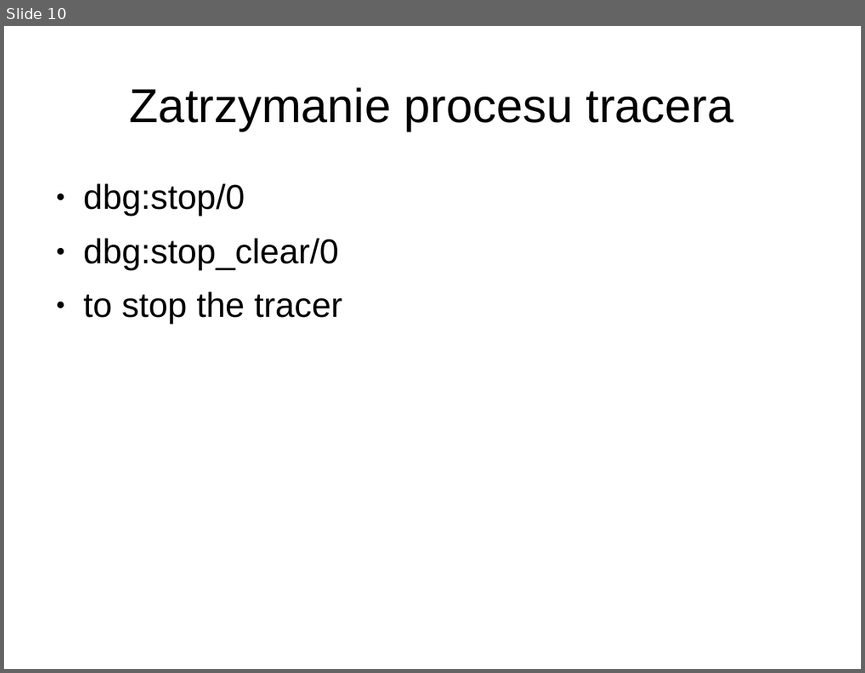
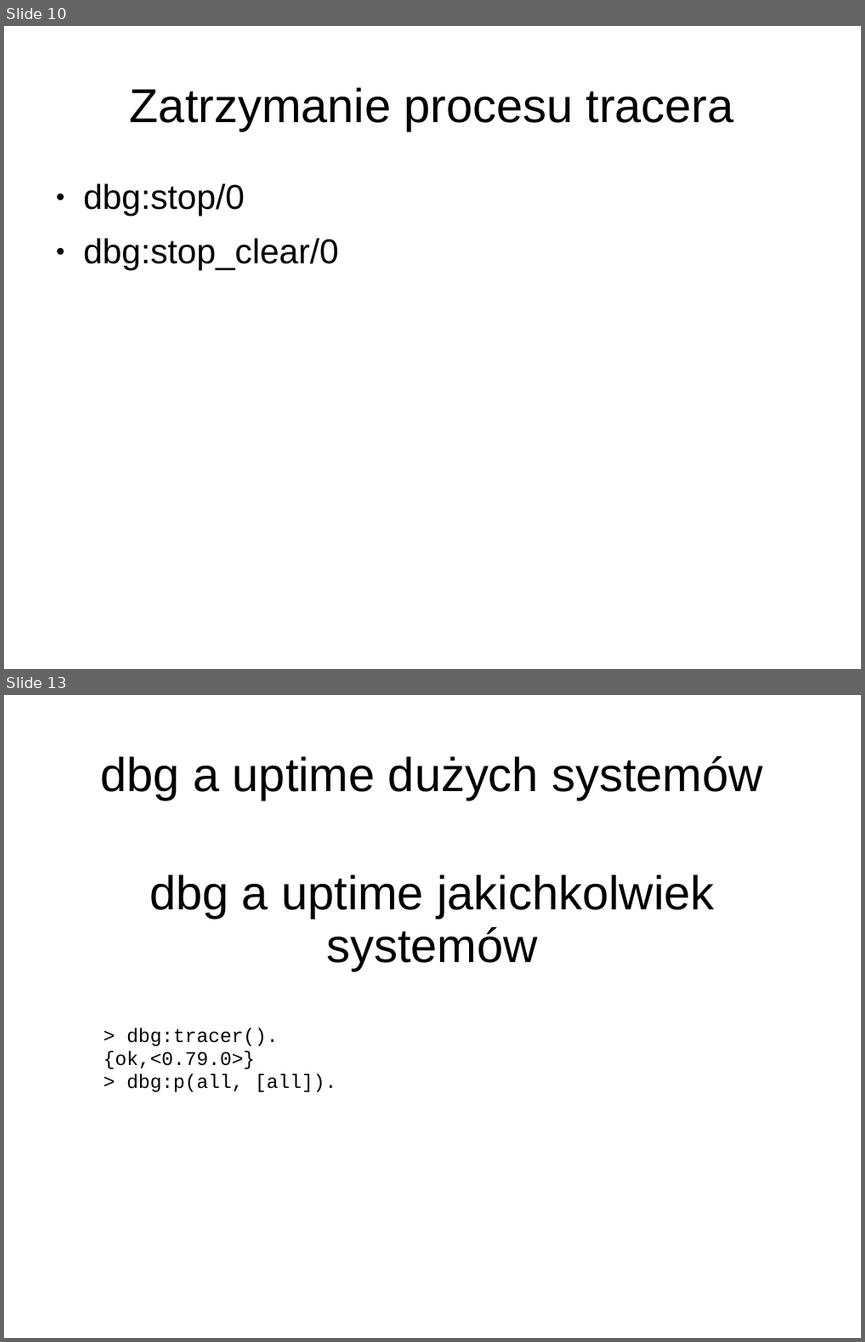
Before and after one commit to matkoniecz/erlang_dbg, a slide deck: Prezentacja.ppt. Shown one above the other, each under a label of ours: slide 10 before the commit, slides 10 and 13 after it; the slides between them are not shown. The pictures are 865x673 and 865x1342 pixels, drawn with LibreOffice and Linux fonts; fonts in the diff are those of the drawing. Boxes give left, top, right and bottom in pixels: in the first picture for what was removed or moved away, otherwise in the second. Text is boxed around its words. In the diff, an @@ line names an element or a change of style, - is before the commit and + after.

```diff
--- a/Prezentacja.ppt
+++ b/Prezentacja.ppt
@@ slide 13 added at <box>4,695,861,1338</box>, background #FFFFFF @@
@@ title added at <box>101,756,762,800</box>, 44 pt, text #000000 @@
+dbg a uptime dużych systemów
@@ text added at <box>149,874,715,970</box>, 44 pt, text #000000 @@
+dbg a uptime jakichkolwiek systemów
@@ text added at <box>103,1028,336,1092</box>, 18 pt, text #000000 @@
+> dbg:tracer().
+{ok,<0.79.0>}
+> dbg:p(all, [all]).
@@ slide 10 changed as well @@
@@ text at <box>83,291,342,324</box>: paragraph removed @@
-● to stop the tracer
```
Also in this commit, not shown: 5 other slides changed, 1 other slide added, 1 slide removed.
